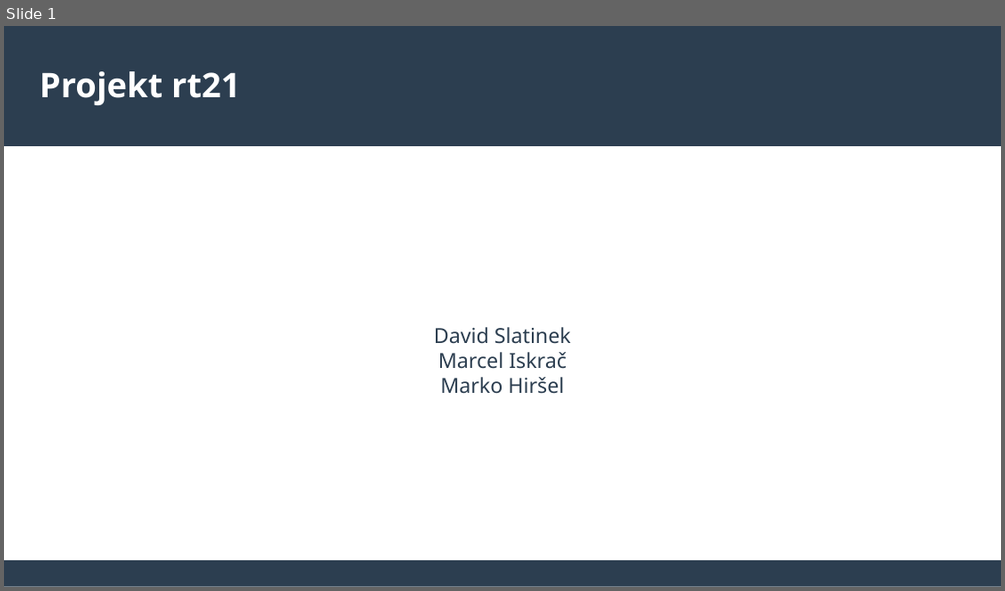
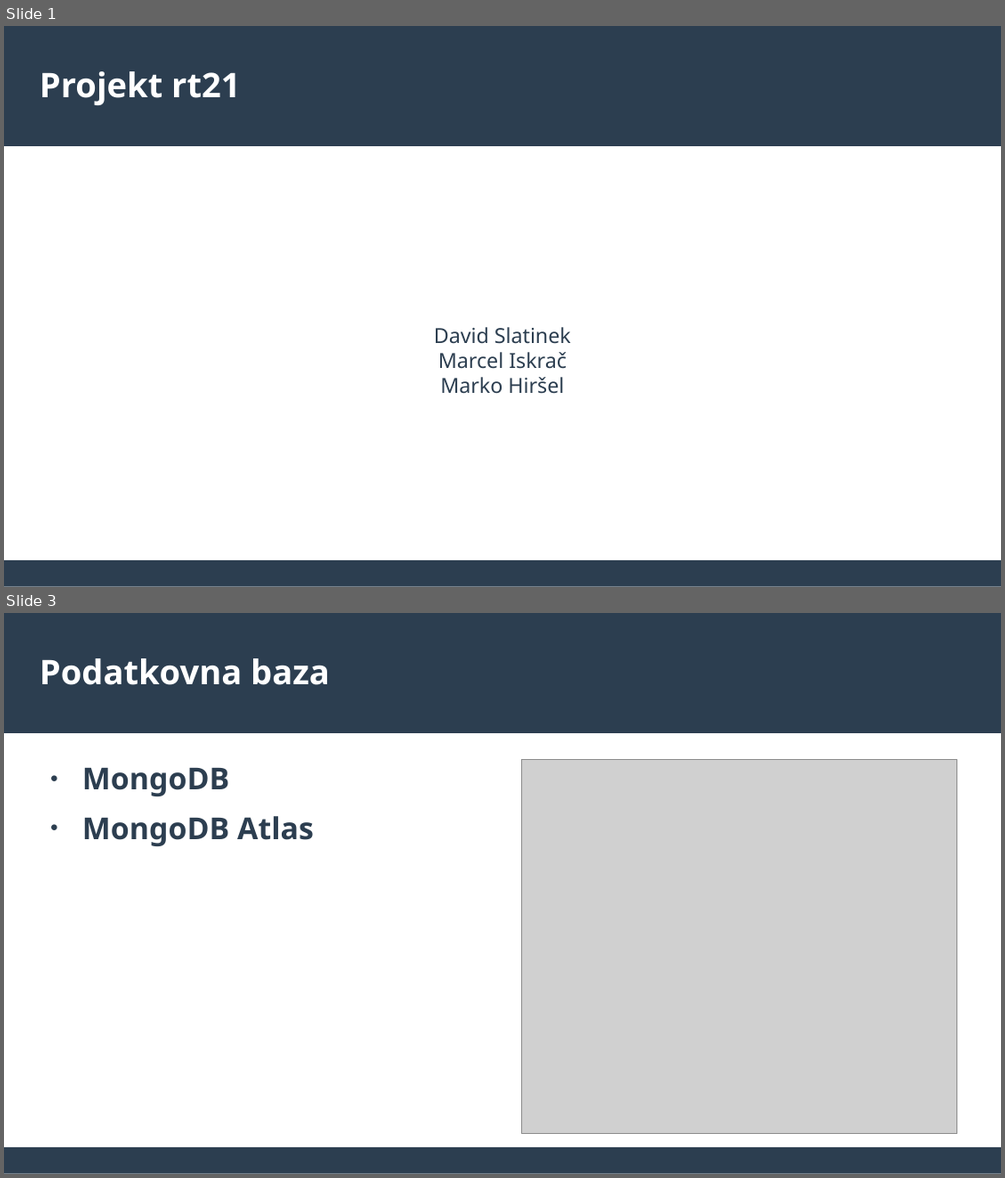
Before and after one commit to david-slatinek/rt21, a slide deck: documents/presentation.odp. Shown one above the other, each under a label of ours: slide 1 before the commit, slides 1 and 3 after it; the slides between them are not shown. The pictures are 1005x591 and 1005x1178 pixels, drawn with LibreOffice and Linux fonts; fonts in the diff are those of the drawing; grey boxes stand for pictures. Boxes give left, top, right and bottom in pixels: in the first picture for what was removed or moved away, otherwise in the second. Text is boxed around its words. In the diff, an @@ line names an element or a change of style, - is before the commit and + after.

```diff
--- a/documents/presentation.odp
+++ b/documents/presentation.odp
@@ slide 3 added at <box>4,613,1001,1174</box>, background #FFFFFF; not listed: 2 template elements that a slide beside it also shows @@
@@ title added at <box>40,658,330,685</box>, 27 pt, text #FFFFFF, bold @@
+Podatkovna baza
@@ text added at <box>82,768,314,846</box>, 24 pt, text #2C3E50, bold @@
+● MongoDB
+● MongoDB Atlas
@@ picture added at <box>522,760,957,1133</box> @@
```
Also in this commit, not shown: 4 other slides added, 5 slides removed, 4 other files.
